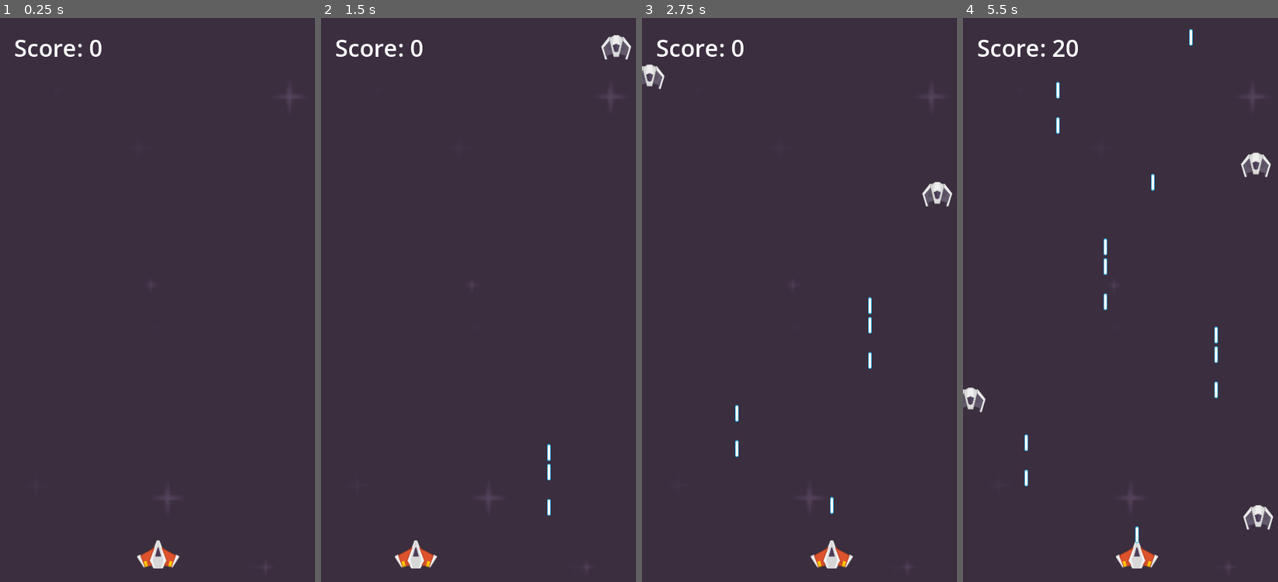
Above: before the commit, frames 1-4 (left to right).
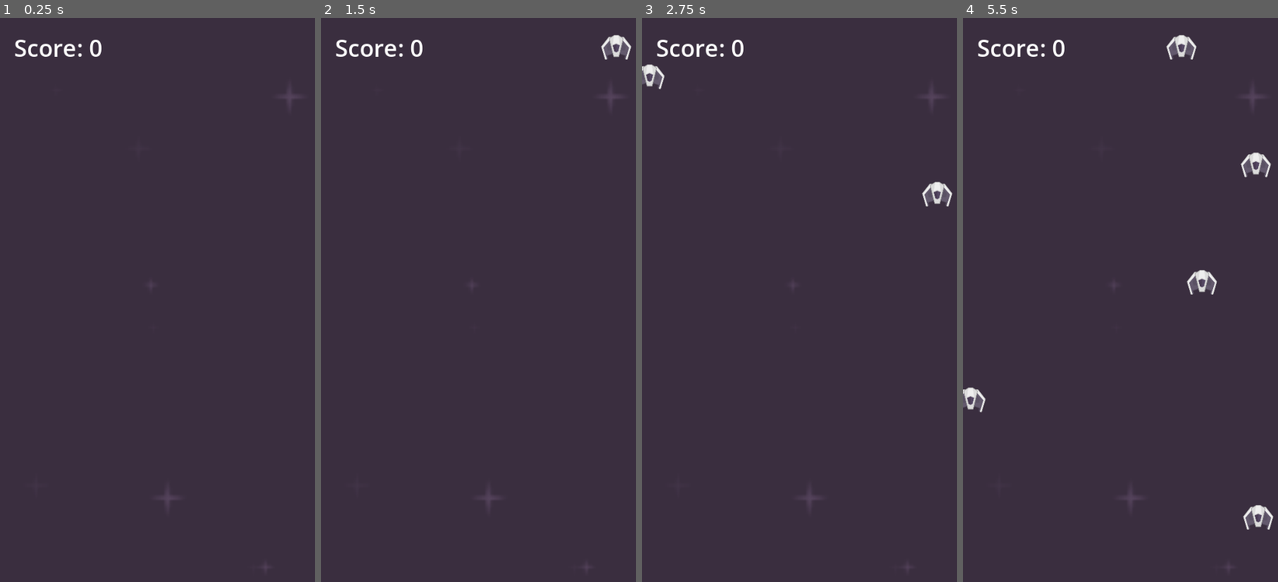
Above: after the commit, the same moments.

Repository: Doomn00b/Kewb
Game: Godot game, scene res://scenes/Test.tscn
The game is run twice, just before and just after one commit, with the same random seed, the same clock (stepped at 60 frames per second) and the same inputs. Before the commit the project starts from res://Test.tscn.
Inputs (mouse positions are in pixels of both pictures, inside the frame that each line leads up to):
- Up to frame 1 (0.25 s): no input
- Up to frame 2 (1.5 s): tap Enter (ui_accept) at 0.5, 0.8, 1.35 s; move the mouse to (547, 271) at 0.52 s; hold Right (move_forward, bound only after the commit) from 0.53 s (still down); click (547, 271) at 0.6 s; tap Space (jump, bound only after the commit) at 0.77, 1.07 s; move the mouse to (415, 328) at 1.27 s
- Up to frame 3 (2.75 s): tap Space (jump, bound only after the commit) at 1.52, 1.82, 2.3 s; tap X (charge, bound only after the commit) at 1.55 s; move the mouse to (831, 175) at 2.02 s; release Right (move_forward, bound only after the commit) at 2.03 s; hold Left (move_back, bound only after the commit) from 2.03 s (still down); hold X (charge, bound only after the commit) from 2.03 s (still down)
- Up to frame 4 (5.5 s): move the mouse to (1104, 412) at 2.77 s; release Left (move_back, bound only after the commit) at 2.78 s; release X (charge, bound only after the commit) at 2.78 s; hold Right (move_forward, bound only after the commit) 2.78-4.28 s; tap Space (jump, bound only after the commit) at 2.85, 3.02, 3.32, 3.77, 4.07, 4.52, 4.82, 5.3 s; click (1104, 412) at 3.05 s; move the mouse to (1215, 384) at 3.52 s; click (1215, 384) at 3.6 s; tap Enter (ui_accept) at 3.8, 4.35 s; move the mouse to (1026, 215) at 4.27 s; hold Left (move_back, bound only after the commit) 4.28-5.03 s; tap X (charge, bound only after the commit) at 4.55 s; move the mouse to (1136, 300) at 5.02 s; hold Right (move_forward, bound only after the commit) from 5.03 s (still down); hold X (charge, bound only after the commit) from 5.03 s (still down)

The runs differ from the first frame. In frame 1, 0.4% of the frame differs, in the area x 43-58%, y 92-98%; in frame 2, 0.5%; in frame 3, 0.6%; in frame 4, 1.5%, in the area x 19-81%, y 2-98%.

Commit message:
FOLDER-STRUCTURE: moved around assets to one based on categories. CODE: changed player-script to 2D platformer. LEVELS: started a new kewbtest1-level.

Diff:
--- a/enemy.tscn
+++ b/characters/enemy.tscn
@@ -1,6 +1,6 @@
 [gd_scene load_steps=4 format=3 uid="uid://x6vcvfrs6qj1"]
 
-[ext_resource type="Script" uid="uid://dg04trhnnvuwl" path="res://enemy.gd" id="1_4gyqm"]
+[ext_resource type="Script" uid="uid://dg04trhnnvuwl" path="res://characters/enemy.gd" id="1_4gyqm"]
 [ext_resource type="Texture2D" uid="uid://da2x62jvkmpim" path="res://kenney_space-shooter-redux/PNG/Enemies/enemyBlack3.png" id="2_qi2p4"]
 
 [sub_resource type="RectangleShape2D" id="RectangleShape2D_ivycn"]
--- /dev/null
+++ b/characters/player.gd
@@ -0,0 +1,78 @@
+extends CharacterBody2D
+
+@export var fist_tscn: PackedScene #We make sure that the editor knows the fist-scene/prefab is a scene/prefab.
+
+const SPEED = 300.0
+const JUMP_VELOCITY = -400.0
+
+var move_dir : Vector2
+var player_pos : Transform2D
+var is_grounded : bool = false #Boolean that tells if the player is grounded.
+var move_locked : bool = false #Boolean that says if the player can move.
+
+#Physics Process Delta is a fixed Update, happens 60/1.
+func _physics_process(_delta: float) -> void: #I picked physics, since this is movement.
+
+	player_pos = self.Transform2D #We create a new variable based on this objects Transform2D.
+
+	#Guard-clause, if we're not supposed to move, then we can't use the controls.
+	if move_locked: #If the move_locked bool has become true (i.e we're in a locked state)...
+		return #...then don't do the below stuff.
+	#Guard-clause END.
+
+	# Add the gravity.
+	if not is_on_floor():
+		velocity += get_gravity() * _delta
+
+	# Player presses jump -> Kewb jumps.
+	if Input.is_action_just_pressed("jump") and is_on_floor():
+		velocity.y = JUMP_VELOCITY
+		print("Player jumped")
+
+	#Below, we create a variable that determines the direction of the player, based on the
+	#input from our movement-actions.
+	# Get the input direction and handle the movement/deceleration.
+	move_dir = Input.get_vector("move_back", "move_forward", "move_down", "move_up")
+	if move_dir:
+		velocity.x = move_dir.x * SPEED
+		velocity.y = move_dir.y * SPEED
+	else:
+		velocity.x = move_toward(velocity.x, 0, SPEED)
+		velocity.y = move_toward(velocity.y, 0, SPEED)
+
+	move_and_slide()
+#END godots own
+
+
+
+	if Input.is_action_pressed("charge"):
+		print("player is holding charge")
+		pass
+
+	# pseudocode - Player presses punch -> do punching-fist. (animation? Spawn arm?)
+	if Input.is_action_just_pressed("attack"): #If the player presses the shoot-action, then...
+		print("Player attacked!")
+
+		#The below may need to be revised... since it's probably better to make this an animation.
+		var new_fist = fist_tscn.instantiate()
+		add_child(new_fist) #We make the fist a child of the player (it belongs to him).
+		new_fist.position = self.position #We make the laser-children spawn at the player-ship.
+		pass
+
+
+func _process(_delta: float) -> void: #Happens on every frame.
+	pass
+
+#These functions are called to turn on and off movement.
+func lock_movement():
+	move_locked = true #Turn off movement.
+func free_movement():
+	move_locked = false #Turn on movement.
+
+
+#The below is for killing the player.
+func _on_area_entered(_enemyArea: Area2D) -> void: #If something tagged _enemyArea enters the plater-ships collider, then..
+	if _enemyArea.is_in_group("enemyGroup"):
+		self.queue_free() #...destroy the Player by removing from memory.
+
+		GameState.is_game_over = true
--- /dev/null
+++ b/characters/player.tscn
@@ -0,0 +1,22 @@
+[gd_scene load_steps=4 format=3 uid="uid://ck072mpnnrudx"]
+
+[ext_resource type="Script" uid="uid://cuud1isgaumx" path="res://characters/player.gd" id="1_vb825"]
+[ext_resource type="Texture2D" uid="uid://bchkgp72gl73i" path="res://kenney_space-shooter-redux/PNG/playerShip2_orange.png" id="3_l48on"]
+
+[sub_resource type="CircleShape2D" id="CircleShape2D_q1uvj"]
+radius = 12.019538
+
+[node name="Player" type="CharacterBody2D" groups=["playerGroup"]]
+script = ExtResource("1_vb825")
+metadata/_edit_group_ = true
+
+[node name="KewbGraphic" type="Sprite2D" parent="."]
+scale = Vector2(0.65, 0.65)
+texture = ExtResource("3_l48on")
+
+[node name="CollisionShape2D" type="CollisionShape2D" parent="."]
+modulate = Color(0.9831343, 0.25027704, 0.99999994, 1)
+self_modulate = Color(1, 0.79607844, 1, 1)
+position = Vector2(0, 1.9999998)
+scale = Vector2(3.08, 2.2000098)
+shape = SubResource("CircleShape2D_q1uvj")
--- a/game_over_label.gd
+++ b/game_over_label.gd
@@ -1,7 +1,7 @@
 extends Label
 
 # Called every frame. 'delta' is the elapsed time since the previous frame.
-func _process(delta: float) -> void:
+func _process(_delta: float) -> void:
 	if GameState.is_game_over == true: #If the game is over (player died), then...
 		self.visible = true #...make the GameOverLabel (popup) visible.
 
--- a/game_state.gd
+++ b/game_state.gd
@@ -1,11 +1,11 @@
 extends Node
 #This is our Singleton that remembers our score and other things, in-between scenes.
 
-var score: int = 0 #We have a variable for score, which of course starts at zero.
+#var score: int = 0 #We have a variable for score, which of course starts at zero.
 var is_game_over = false #Boolean that controls if the game is over or not.
 
 # Called every frame. 'delta' is the elapsed time since the previous frame.
-func _process(delta: float) -> void:
+func _process(_delta: float) -> void:
 	if Input.is_action_just_pressed("ui_accept") and GameState.is_game_over:
 		print("enter has been pressed")
 		#Reload the scene.
@@ -13,6 +13,6 @@
 		#And then we reload the current scene, aka level.
 		reset_values() #And reset the values too.
 
-func reset_values(): #Because you died...
-	score = 0
+func reset_values(): #Because you died, but you're restarting...
+	#score = 0
 	is_game_over = false
--- a/laser.tscn
+++ b/interactables/laser.tscn
@@ -1,19 +1,19 @@
 [gd_scene load_steps=4 format=3 uid="uid://dc35aq08f1e6k"]
 
-[ext_resource type="Script" uid="uid://dkx13qpknsc31" path="res://laser.gd" id="1_6vqwg"]
-[ext_resource type="Texture2D" uid="uid://b10d37cx7ihme" path="res://kenney_space-shooter-redux/PNG/Lasers/laserBlue14.png" id="2_g6b45"]
+[ext_resource type="Script" uid="uid://dkx13qpknsc31" path="res://interactables/laser.gd" id="1_2fj6h"]
+[ext_resource type="Texture2D" uid="uid://b10d37cx7ihme" path="res://kenney_space-shooter-redux/PNG/Lasers/laserBlue14.png" id="2_08pvl"]
 
 [sub_resource type="CapsuleShape2D" id="CapsuleShape2D_6vqwg"]
 radius = 3.0
 height = 28.0
 
 [node name="Laser" type="Area2D"]
-script = ExtResource("1_6vqwg")
+script = ExtResource("1_2fj6h")
 metadata/_edit_group_ = true
 
 [node name="LaserGraphic" type="Sprite2D" parent="."]
 scale = Vector2(0.5, 0.5)
-texture = ExtResource("2_g6b45")
+texture = ExtResource("2_08pvl")
 
 [node name="CollisionShape2D" type="CollisionShape2D" parent="."]
 shape = SubResource("CapsuleShape2D_6vqwg")
--- a/player.gd
+++ /dev/null
@@ -1,23 +0,0 @@
-extends Node2D
-
-@export var laser_tscn: PackedScene #We make sure that the editor knows the laser-scene is a scene/prefab.
-
-func _process(_delta):
-	#print("This happens every moment of the game.")
-	var mouse_pos = get_global_mouse_position() #We create a new variable based on the global mouse pos function.
-	position.x = mouse_pos.x #We make the players x-position the same as the mouse x.position.
-
-
-	# pseudocode - Player clicks -> spawn laser
-	if Input.is_action_just_pressed("shoot"): #If the player presses the shoot-action, then...
-		print("Laser fired!")
-		var new_laser = laser_tscn.instantiate()
-		add_sibling(new_laser) #We make a new child of the main node, instead of the lasers becoming children of the player.
-		new_laser.position = self.position #We make the laser-children spawn at the player-ship.
-
-
-func _on_area_entered(_enemyArea: Area2D) -> void: #If something tagged _enemyArea enters the plater-ships collider, then..
-	if _enemyArea.is_in_group("enemyGroup"):
-		self.queue_free() #...destroy the Player by removing from memory.
-
-		GameState.is_game_over = true
--- a/project.godot
+++ b/project.godot
@@ -26,10 +26,43 @@
 
 [input]
 
-shoot={
+jump={
+"deadzone": 0.2,
+"events": [Object(InputEventJoypadButton,"resource_local_to_scene":false,"resource_name":"","device":-1,"button_index":0,"pressure":0.0,"pressed":false,"script":null)
+, Object(InputEventKey,"resource_local_to_scene":false,"resource_name":"","device":-1,"window_id":0,"alt_pressed":false,"shift_pressed":false,"ctrl_pressed":false,"meta_pressed":false,"pressed":false,"keycode":32,"physical_keycode":0,"key_label":0,"unicode":32,"location":0,"echo":false,"script":null)
+]
+}
+attack={
 "deadzone": 0.2,
 "events": [Object(InputEventMouseButton,"resource_local_to_scene":false,"resource_name":"","device":-1,"window_id":0,"a …(253 unchanged characters)…
-, Object(InputEventKey,"resource_local_to_scene":false,"resource_name":"","device":-1,"window_id":0,"alt_pressed":false,"shift_pressed":false,"ctrl_pressed":false,"meta_pressed":false,"pressed":false,"keycode":32,"physical_keycode":0,"key_label":0,"unicode":32,"location":0,"echo":false,"script":null)
+, Object(InputEventJoypadButton,"resource_local_to_scene":false,"resource_name":"","device":-1,"button_index":1,"pressure":0.0,"pressed":false,"script":null)
+, Object(InputEventKey,"resource_local_to_scene":false,"resource_name":"","device":-1,"window_id":0,"alt_pressed":false,"shift_pressed":false,"ctrl_pressed":false,"meta_pressed":false,"pressed":false,"keycode":90,"physical_keycode":0,"key_label":0,"unicode":122,"location":0,"echo":false,"script":null)
+]
+}
+charge={
+"deadzone": 0.2,
+"events": [Object(InputEventJoypadButton,"resource_local_to_scene":false,"resource_name":"","device":-1,"button_index":2,"pressure":0.0,"pressed":false,"script":null)
+, Object(InputEventKey,"resource_local_to_scene":false,"resource_name":"","device":-1,"window_id":0,"alt_pressed":false,"shift_pressed":false,"ctrl_pressed":false,"meta_pressed":false,"pressed":false,"keycode":88,"physical_keycode":0,"key_label":0,"unicode":120,"location":0,"echo":false,"script":null)
+]
+}
+move_back={
+"deadzone": 0.2,
+"events": [Object(InputEventKey,"resource_local_to_scene":false,"resource_name":"","device":-1,"window_id":0,"alt_pressed":false,"shift_pressed":false,"ctrl_pressed":false,"meta_pressed":false,"pressed":false,"keycode":4194319,"physical_keycode":0,"key_label":0,"unicode":0,"location":0,"echo":false,"script":null)
+]
+}
+move_forward={
+"deadzone": 0.2,
+"events": [Object(InputEventKey,"resource_local_to_scene":false,"resource_name":"","device":-1,"window_id":0,"alt_pressed":false,"shift_pressed":false,"ctrl_pressed":false,"meta_pressed":false,"pressed":false,"keycode":4194321,"physical_keycode":0,"key_label":0,"unicode":0,"location":0,"echo":false,"script":null)
+]
+}
+move_up={
+"deadzone": 0.2,
+"events": [Object(InputEventKey,"resource_local_to_scene":false,"resource_name":"","device":-1,"window_id":0,"alt_pressed":false,"shift_pressed":false,"ctrl_pressed":false,"meta_pressed":false,"pressed":false,"keycode":4194320,"physical_keycode":0,"key_label":0,"unicode":0,"location":0,"echo":false,"script":null)
+]
+}
+move_down={
+"deadzone": 0.2,
+"events": [Object(InputEventKey,"resource_local_to_scene":false,"resource_name":"","device":-1,"window_id":0,"alt_pressed":false,"shift_pressed":false,"ctrl_pressed":false,"meta_pressed":false,"pressed":false,"keycode":4194322,"physical_keycode":0,"key_label":0,"unicode":0,"location":0,"echo":false,"script":null)
 ]
 }
 
--- /dev/null
+++ b/scenes/KewbTest1.tscn
@@ -0,0 +1,7 @@
+[gd_scene load_steps=2 format=3 uid="uid://catv4gbu1rp2n"]
+
+[ext_resource type="PackedScene" uid="uid://ck072mpnnrudx" path="res://characters/player.tscn" id="1_34yvf"]
+
+[node name="MainNode2D" type="Node2D"]
+
+[node name="Player" parent="." instance=ExtResource("1_34yvf")]
--- a/Test.tscn
+++ b/scenes/Test.tscn
@@ -1,16 +1,10 @@
-[gd_scene load_steps=12 format=3 uid="uid://cyipprkswmejv"]
+[gd_scene load_steps=8 format=3 uid="uid://cyipprkswmejv"]
 
 [ext_resource type="Texture2D" uid="uid://cywk4ed85xmkm" path="res://kenney_space-shooter-redux/Backgrounds/darkPurple.png" id="1_myinc"]
-[ext_resource type="Script" uid="uid://cuud1isgaumx" path="res://player.gd" id="2_2au82"]
-[ext_resource type="Texture2D" uid="uid://bchkgp72gl73i" path="res://kenney_space-shooter-redux/PNG/playerShip2_orange.png" id="2_njov2"]
-[ext_resource type="PackedScene" uid="uid://dc35aq08f1e6k" path="res://laser.tscn" id="4_8tn2x"]
-[ext_resource type="PackedScene" uid="uid://x6vcvfrs6qj1" path="res://enemy.tscn" id="5_aq4fw"]
+[ext_resource type="PackedScene" uid="uid://x6vcvfrs6qj1" path="res://characters/enemy.tscn" id="5_aq4fw"]
 [ext_resource type="Script" uid="uid://csryygu8ef6y5" path="res://enemy_spawner.gd" id="6_ivycn"]
 [ext_resource type="Script" uid="uid://cwhaln7th3c22" path="res://score_label.gd" id="7_q1uvj"]
 [ext_resource type="Script" uid="uid://igjovyck8yfv" path="res://game_over_label.gd" id="8_qs82m"]
-
-[sub_resource type="CircleShape2D" id="CircleShape2D_q1uvj"]
-radius = 12.019538
 
 [sub_resource type="LabelSettings" id="LabelSettings_ivycn"]
 font_size = 40
@@ -25,23 +19,6 @@
 scale = Vector2(4.1640625, 4.1640625)
 texture = ExtResource("1_myinc")
 metadata/_edit_lock_ = true
-
-[node name="Player" type="Area2D" parent="."]
-position = Vector2(282, 913)
-script = ExtResource("2_2au82")
-laser_tscn = ExtResource("4_8tn2x")
-metadata/_edit_group_ = true
-
-[node name="ShipGraphic" type="Sprite2D" parent="Player"]
-scale = Vector2(0.65, 0.65)
-texture = ExtResource("2_njov2")
-
-[node name="CollisionShape2D" type="CollisionShape2D" parent="Player"]
-modulate = Color(0.9831343, 0.25027704, 0.99999994, 1)
-self_modulate = Color(1, 0.79607844, 1, 1)
-position = Vector2(0, 1.9999998)
-scale = Vector2(3.08, 2.2000098)
-shape = SubResource("CircleShape2D_q1uvj")
 
 [node name="EnemySpawner" type="Node2D" parent="."]
 script = ExtResource("6_ivycn")
@@ -70,5 +47,4 @@
 vertical_alignment = 1
 script = ExtResource("8_qs82m")
 
-[connection signal="area_entered" from="Player" to="Player" method="_on_area_entered"]
 [connection signal="timeout" from="EnemySpawner/Timer" to="EnemySpawner" method="spawn_enemy_ship"]
--- a/score_label.gd
+++ b/score_label.gd
@@ -1,5 +1,5 @@
 extends Label
 
 func _process(_delta: float) -> void:
-
-	self.text = "Score: " + str(GameState.score)
+	pass
+	#self.text = "Score: " + str(GameState.score)
Renamed: enemy.gd -> characters/enemy.gd
Renamed: enemy.gd.uid -> characters/enemy.gd.uid
Renamed: player.gd.uid -> characters/player.gd.uid
Renamed: laser.gd -> interactables/laser.gd
Renamed: laser.gd.uid -> interactables/laser.gd.uid
